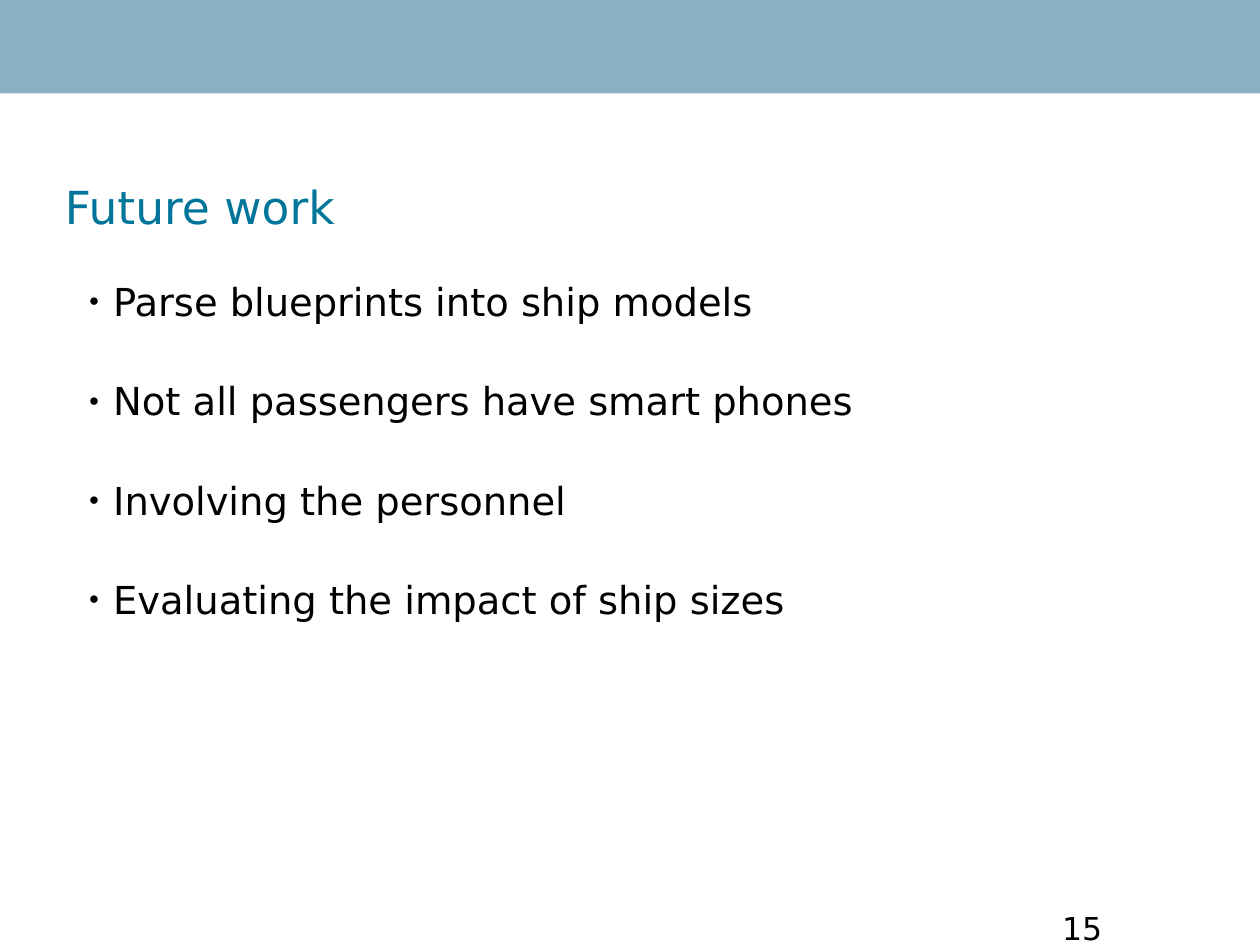
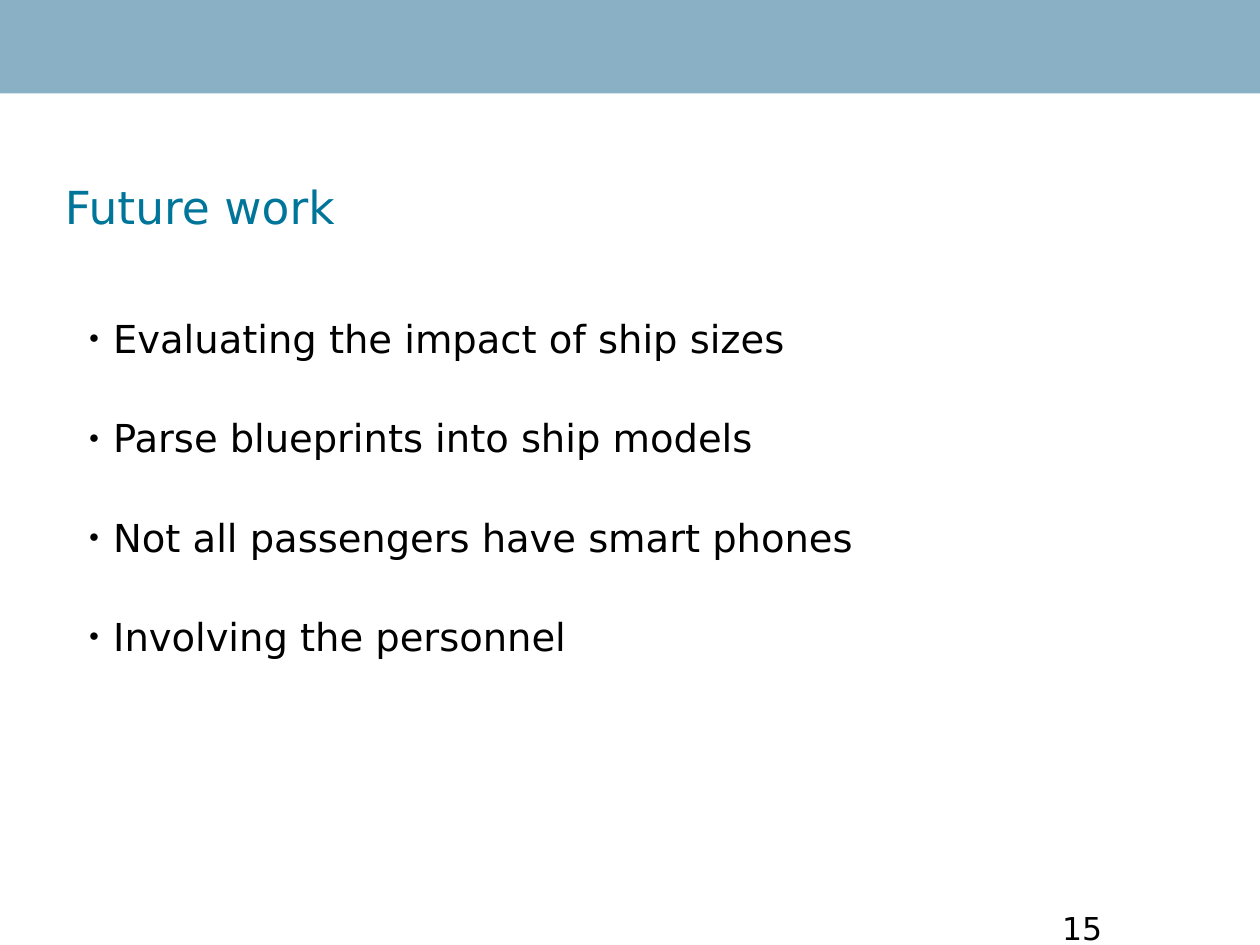
Before and after one commit to Danidude/Master-Thesis, a slide deck: slide 15 of Report/IKT 590 Master Thesis.odp. Drawn at 1260x945 pixels with LibreOffice and Linux fonts; fonts in the diff are those of the drawing; background and template pictures are left out. Boxes give left, top, right and bottom in pixels: in the first picture for what was removed or moved away, otherwise in the second. Text is boxed around its words. In the diff, an @@ line names an element or a change of style, - is before the commit and + after.

Commit message:
Added changes to presentation 3

```diff
--- a/Report/IKT 590 Master Thesis.odp
+++ b/Report/IKT 590 Master Thesis.odp
@@ text at bbox=[113, 323, 785, 361]: paragraph added @@
+● Evaluating the impact of ship sizes
@@ text at bbox=[113, 422, 753, 460]: line spacing 1.2 to 2 @@
@@ text at bbox=[113, 584, 785, 622]: paragraph removed @@
-● Evaluating the impact of ship sizes
```
Also in this commit, not shown: 2 other slides changed.
